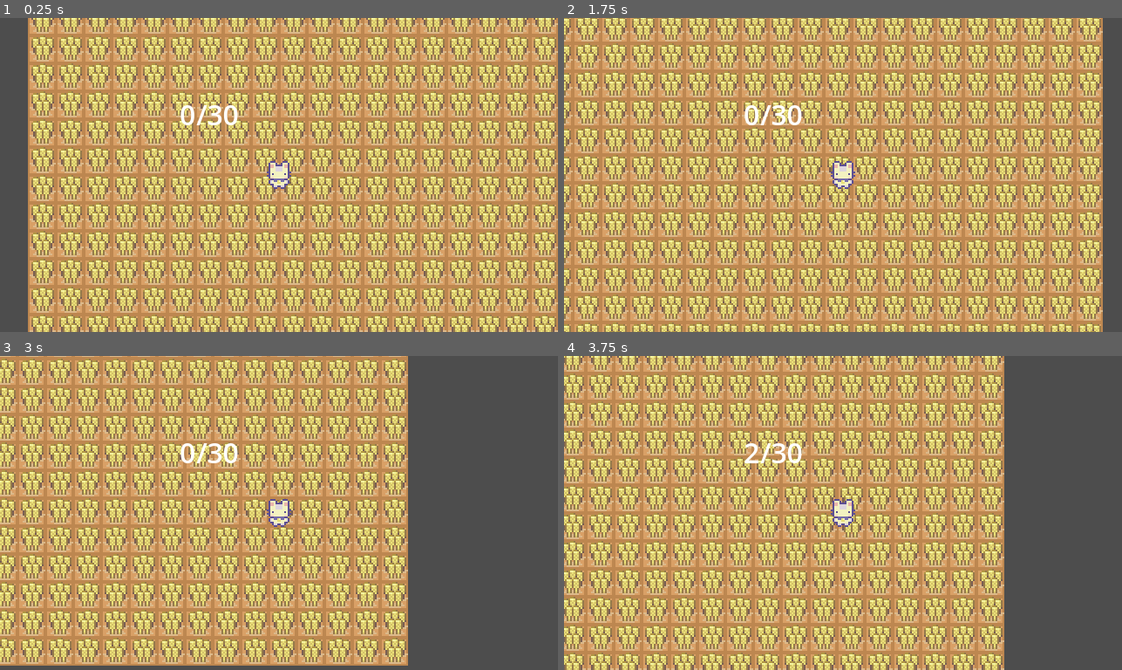
Above: before the commit, frames 1-4 (two rows, left to right).
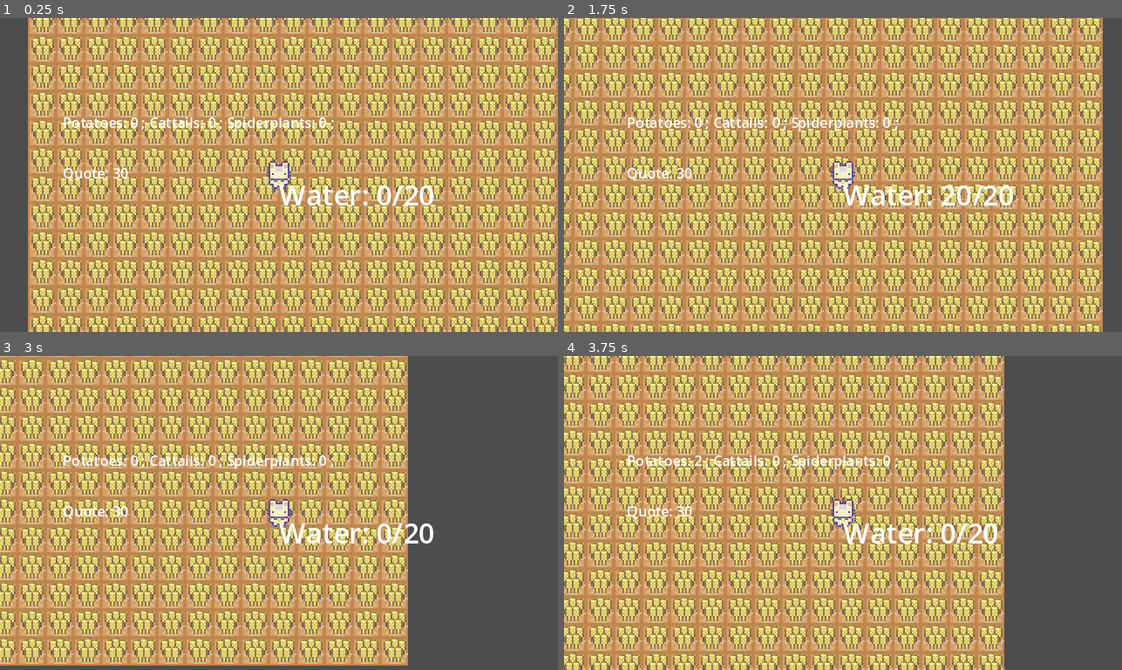
Above: after the commit, the same moments.

Repository: Voladsky/start-game-jam-2024
Game: Godot game, scene res://world/world.tscn
The game is run twice, just before and just after one commit, with the same random seed, the same clock (stepped at 60 frames per second) and the same inputs.
Inputs:
- Up to frame 1 (0.25 s): no input
- Up to frame 2 (1.75 s): tap Enter at 0.5 s; hold D (move_right) 0.53-1.28 s; tap T at 0.6 s; tap Y at 0.8, 1.35 s; hold S (move_down) from 1.28 s (still down); tap F at 1.55 s
- Up to frame 3 (3 s): release S (move_down) at 2.03 s; hold D (move_right) 2.03-2.78 s; tap F at 2.1 s; tap G at 2.3, 2.85 s; hold W (move_up) from 2.78 s (still down)
- Up to frame 4 (3.75 s): tap Q at 3.05, 3.6 s; release W (move_up) at 3.53 s; hold A (move_left) from 3.53 s (still down)

The runs differ from the first frame. In frame 1, 1.9% of the frame differs, in the area x 11-78%, y 27-60%; in frame 2, 1.9%, in the area x 11-81%, y 27-60%; in frame 3, 1.9%; in frame 4, 1.9%.

Commit message:
add ability of collecting and spending water

Diff:
--- /dev/null
+++ b/UI/resource_bar/resource_bar.gd
@@ -0,0 +1,19 @@
+extends Label
+
+@onready var quote = $"../../Quote"
+
+# Called when the node enters the scene tree for the first time.
+func _ready():
+	pass # Replace with function body.
+
+
+# Called every frame. 'delta' is the elapsed time since the previous frame.
+func _process(delta):
+	text = "Potatoes: %s ; Cattails: %s ; Spiderplants: %s ;\n
+	Quote: %s" % \
+		[plant_amount.potato_amount,
+		 plant_amount.cattail_amount,
+		 plant_amount.spiderplant_amount,
+		 quote.quote_potato_amount
+		]
+	pass
--- /dev/null
+++ b/plant_amount/plant_amount.gd
@@ -0,0 +1,7 @@
+extends Node2D
+
+class_name plant_amount
+
+static var potato_amount = 0
+static var cattail_amount = 0
+static var spiderplant_amount = 0
--- /dev/null
+++ b/plant_amount/plant_amount.tscn
@@ -0,0 +1,6 @@
+[gd_scene load_steps=2 format=3 uid="uid://4novldfnvnci"]
+
+[ext_resource type="Script" path="res://plant_amount/plant_amount.gd" id="1_scdo1"]
+
+[node name="PlantAmount" type="Node2D"]
+script = ExtResource("1_scdo1")
--- /dev/null
+++ b/plant_generator/plant_generator.gd
@@ -0,0 +1,21 @@
+extends Node2D
+
+var cattail_cost = 5
+var spiderplant_cost = 5
+
+func _unhandled_key_input(event):
+	if event is InputEventKey:
+		if event.pressed && event.keycode == KEY_T:
+			buy_cattail()
+		elif event.pressed && event.keycode == KEY_Y:
+			buy_spiderplant()
+
+func buy_cattail():
+	if plant_amount.potato_amount >= cattail_cost:
+		plant_amount.cattail_amount += 1
+		plant_amount.potato_amount -= cattail_cost
+
+func buy_spiderplant():
+	if plant_amount.potato_amount >= spiderplant_cost:
+		plant_amount.spiderplant_amount += 1
+		plant_amount.potato_amount -= spiderplant_cost
--- /dev/null
+++ b/plant_generator/plant_generator.tscn
@@ -0,0 +1,6 @@
+[gd_scene load_steps=2 format=3 uid="uid://bj5vcfdw0w6pp"]
+
+[ext_resource type="Script" path="res://plant_generator/plant_generator.gd" id="1_811cq"]
+
+[node name="PlantGenerator" type="Node2D"]
+script = ExtResource("1_811cq")
--- a/quote/quote.gd
+++ b/quote/quote.gd
@@ -1,25 +1,18 @@
 extends Node2D
 
 var quote_potato_amount = 30
-var current_potato_amount = 0
-
-@onready var label = $Label
 
 func compare_to_quote():
-	return quote_potato_amount <= current_potato_amount
+	return quote_potato_amount <= plant_amount.potato_amount
 
 func collect_potato():
-	current_potato_amount += 1
+	plant_amount.potato_amount += 1
 
 func take_quote():
 	if !compare_to_quote():
 		get_tree().quit()
-	current_potato_amount -= quote_potato_amount
+	plant_amount.potato_amount -= quote_potato_amount
 	quote_potato_amount *= 2
-
-func _process(delta):
-	$Label.text = "%s/%s" % [current_potato_amount, quote_potato_amount]
-
 
 func _unhandled_key_input(event):
 	if event is InputEventKey:
--- a/quote/quote.tscn
+++ b/quote/quote.tscn
@@ -4,7 +4,3 @@
 
 [node name="Quote" type="Node2D"]
 script = ExtResource("1_6pork")
-
-[node name="Label" type="Label" parent="."]
-offset_right = 40.0
-offset_bottom = 23.0
--- /dev/null
+++ b/water/water.gd
@@ -0,0 +1,27 @@
+extends Node2D
+
+var total_water_amount = 20
+var current_water_amount = 0
+
+@onready var label = $Label
+
+func collect_water():
+	if current_water_amount < total_water_amount:
+		current_water_amount += total_water_amount
+
+
+func spend_water():
+	if current_water_amount > 0:
+		current_water_amount = 0
+
+
+func _process(delta):
+	$Label.text = "Water: %s/%s" % [current_water_amount, total_water_amount]
+
+
+func _unhandled_key_input(event):
+	if event is InputEventKey:
+		if event.pressed and event.keycode == KEY_F:
+			collect_water()
+		if event.pressed and event.keycode == KEY_G:
+			spend_water()
--- /dev/null
+++ b/water/water.tscn
@@ -0,0 +1,10 @@
+[gd_scene load_steps=2 format=3 uid="uid://cejm4m7hq382t"]
+
+[ext_resource type="Script" path="res://water/water.gd" id="1_ilnwa"]
+
+[node name="Water" type="Node2D"]
+script = ExtResource("1_ilnwa")
+
+[node name="Label" type="Label" parent="."]
+offset_right = 40.0
+offset_bottom = 23.0
--- a/world/world.tscn
+++ b/world/world.tscn
@@ -1,16 +1,31 @@
-[gd_scene load_steps=4 format=3 uid="uid://dweju044mtrvp"]
+[gd_scene load_steps=7 format=3 uid="uid://dweju044mtrvp"]
 
 [ext_resource type="PackedScene" uid="uid://cibudicojo330" path="res://player/player.tscn" id="1_ycg5s"]
 [ext_resource type="PackedScene" uid="uid://cr7uhyth0eipe" path="res://tilemap/tile_map.tscn" id="2_k63ot"]
 [ext_resource type="PackedScene" uid="uid://b3oms1mtvln6c" path="res://quote/quote.tscn" id="3_hkc3s"]
+[ext_resource type="PackedScene" uid="uid://bj5vcfdw0w6pp" path="res://plant_generator/plant_generator.tscn" id="3_ialrv"]
+[ext_resource type="Script" path="res://UI/resource_bar/resource_bar.gd" id="4_2a8kd"]
+[ext_resource type="PackedScene" uid="uid://cejm4m7hq382t" path="res://water/water.tscn" id="6_8pm6o"]
 
 [node name="World" type="Node2D"]
 
 [node name="TileMap" parent="." instance=ExtResource("2_k63ot")]
 
+[node name="Quote" parent="." instance=ExtResource("3_hkc3s")]
+position = Vector2(-57, -46)
+
+[node name="PlantGenerator" parent="." instance=ExtResource("3_ialrv")]
+
 [node name="Player" parent="." instance=ExtResource("1_ycg5s")]
 
-[node name="Quote" parent="Player" instance=ExtResource("3_hkc3s")]
-position = Vector2(-57, -46)
+[node name="ResourceBar" type="Label" parent="Player"]
+offset_left = -124.0
+offset_top = -36.0
+offset_right = 110.0
+offset_bottom = -13.0
+theme_override_font_sizes/font_size = 8
+script = ExtResource("4_2a8kd")
 
 [node name="Camera2D" type="Camera2D" parent="Player"]
+
+[node name="Water" parent="Player" instance=ExtResource("6_8pm6o")]
